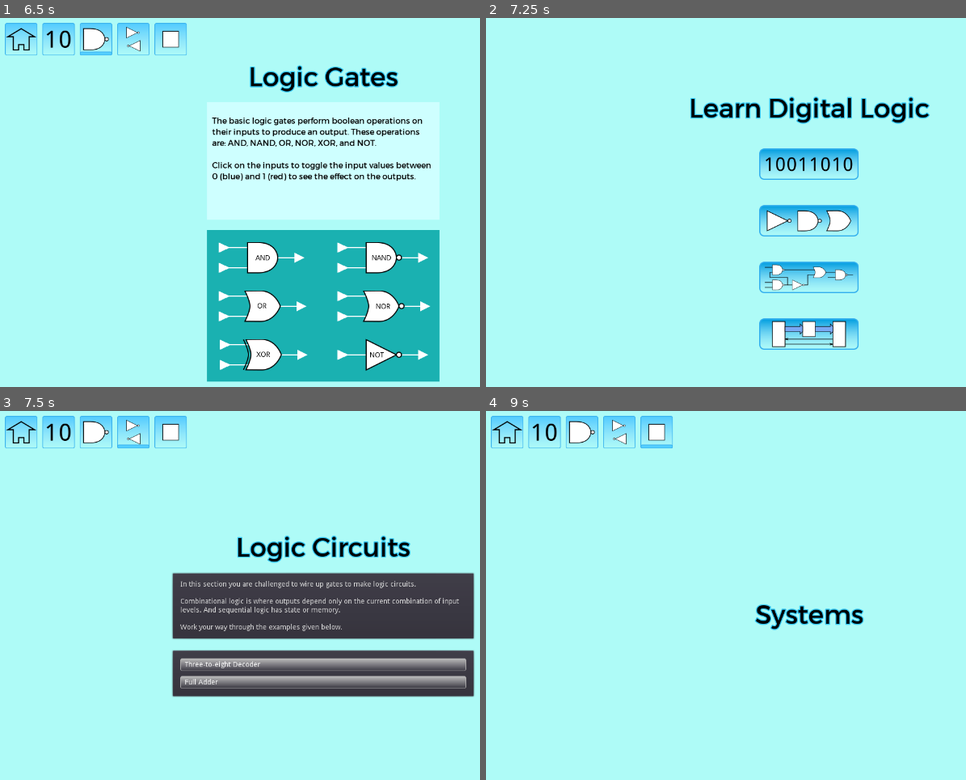
Above: before the commit, frames 1-4 (two rows, left to right).
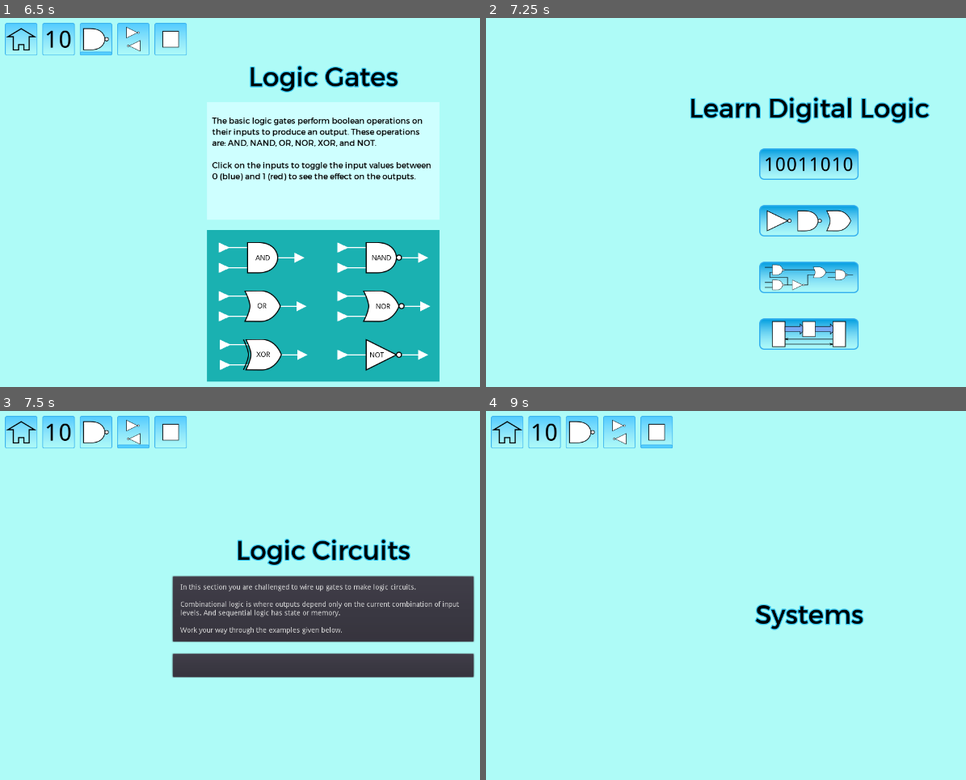
Above: after the commit, the same moments.

Repository: andrew-wilkes/digital-logic
Game: Godot game, scene res://Main.tscn
Same seed, same stepped clock (60 frames per second), same inputs: the game is played once before the commit and once after it.
Inputs (mouse positions are in pixels of both pictures, inside the frame that each line leads up to):
- Up to frame 1 (6.5 s): click (321, 165) at 0.5 s; click "-" at 1.25 s; click "+" at 2 s; click "<<" at 2.75 s; click ">>" at 3.5 s; click "~" at 4.25 s; click (19, 40) at 5 s; click (321, 220) at 5.75 s
- Up to frame 2 (7.25 s): click (505, 40) at 6.5 s
- Up to frame 3 (7.5 s): click (321, 669) at 7.25 s
- Up to frame 4 (9 s): click (505, 433) at 8 s; click (807, 728) at 8.75 s

Frames 1-2 are identical in both runs. In frame 3, 11% of the frame differs, in the area x 35-99%, y 33-78%; in frame 4, nothing differs.

Commit message:
Add scroll container to file list

Diff:
--- a/game/ButtonList.tscn
+++ b/game/ButtonList.tscn
@@ -4,6 +4,7 @@
 [ext_resource path="res://ButtonList.gd" type="Script" id=2]
 
 [node name="ButtonList" type="MarginContainer"]
+visible = false
 anchor_right = 1.0
 anchor_bottom = 1.0
 mouse_filter = 1
--- a/game/FileDialog.gd
+++ b/game/FileDialog.gd
@@ -5,6 +5,7 @@
 
 var items = []
 var item_to_delete
+var num_funcs = 0
 
 func _ready():
 	if get_parent().name == "root":
@@ -12,11 +13,13 @@
 
 
 func set_items(editable = true):
+	num_funcs = 1
 	items = [{
 		"title": "New Circuit",
 		"cid": "new",
 	}]
 	if editable:
+		num_funcs = 2
 		items.append({
 			"title": "Rename Circuit",
 			"cid": "rename",
@@ -26,9 +29,9 @@
 			"title": g.circuits[cid].title,
 			"cid": cid
 		})
-	$ButtonList.clear()
+	$SC/ButtonList.clear()
 	for i in items:
-		$ButtonList.add_item(i.title)
+		$SC/ButtonList.add_item(i.title)
 	popup_centered()
 
 
@@ -38,7 +41,7 @@
 
 
 func _on_ButtonList_rmb_click(index):
-	if index > 1: # Ignore functional options
+	if index >= num_funcs: # Ignore functional options
 		item_to_delete = index
 		$Confirm.popup_centered()
 
--- a/game/FileDialog.tscn
+++ b/game/FileDialog.tscn
@@ -4,10 +4,11 @@
 [ext_resource path="res://ButtonList.tscn" type="PackedScene" id=2]
 
 [node name="FileDialog" type="WindowDialog"]
+visible = true
 anchor_right = 1.0
 anchor_bottom = 1.0
 margin_right = -896.0
-margin_bottom = -294.0
+margin_bottom = -523.0
 window_title = "Choose Circuit"
 script = ExtResource( 1 )
 __meta__ = {
@@ -15,12 +16,22 @@
 }
 
 [node name="Confirm" type="ConfirmationDialog" parent="."]
-visible = true
 margin_right = 200.0
 margin_bottom = 70.0
 dialog_text = "Delete saved data? "
 
-[node name="ButtonList" parent="." instance=ExtResource( 2 )]
+[node name="SC" type="ScrollContainer" parent="."]
+anchor_right = 1.0
+anchor_bottom = 1.0
+__meta__ = {
+"_edit_use_anchors_": false
+}
+
+[node name="ButtonList" parent="SC" instance=ExtResource( 2 )]
+anchor_right = 0.0
+anchor_bottom = 0.0
+margin_right = 384.0
+margin_bottom = 277.0
 [connection signal="confirmed" from="Confirm" to="." method="_on_Confirm_confirmed"]
-[connection signal="item_selected" from="ButtonList" to="." method="_on_ButtonList_item_selected"]
-[connection signal="rmb_click" from="ButtonList" to="." method="_on_ButtonList_rmb_click"]
+[connection signal="item_selected" from="SC/ButtonList" to="." method="_on_ButtonList_item_selected"]
+[connection signal="rmb_click" from="SC/ButtonList" to="." method="_on_ButtonList_rmb_click"]
Binary file removed: game/assets/black-button.png
